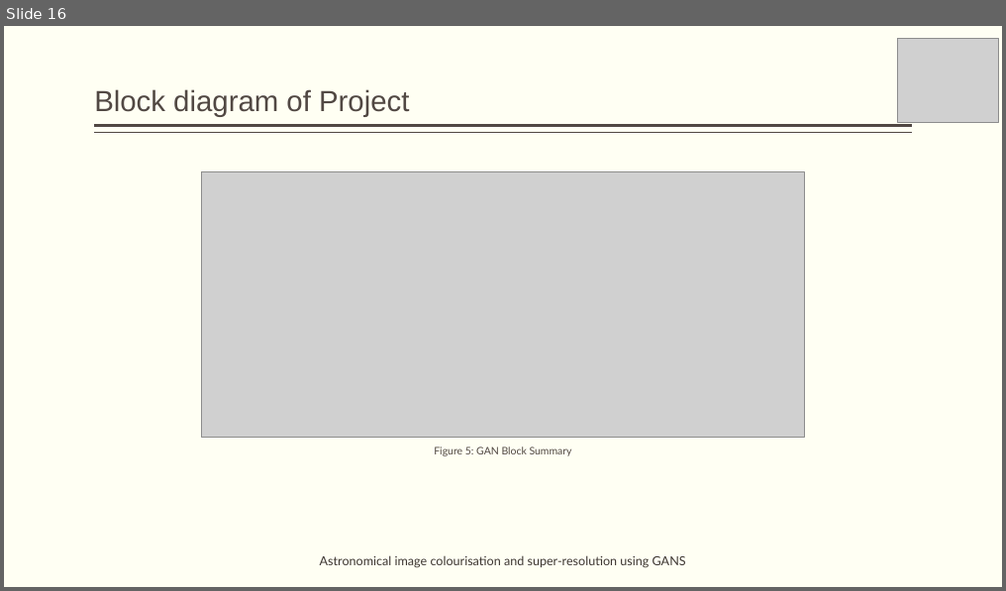
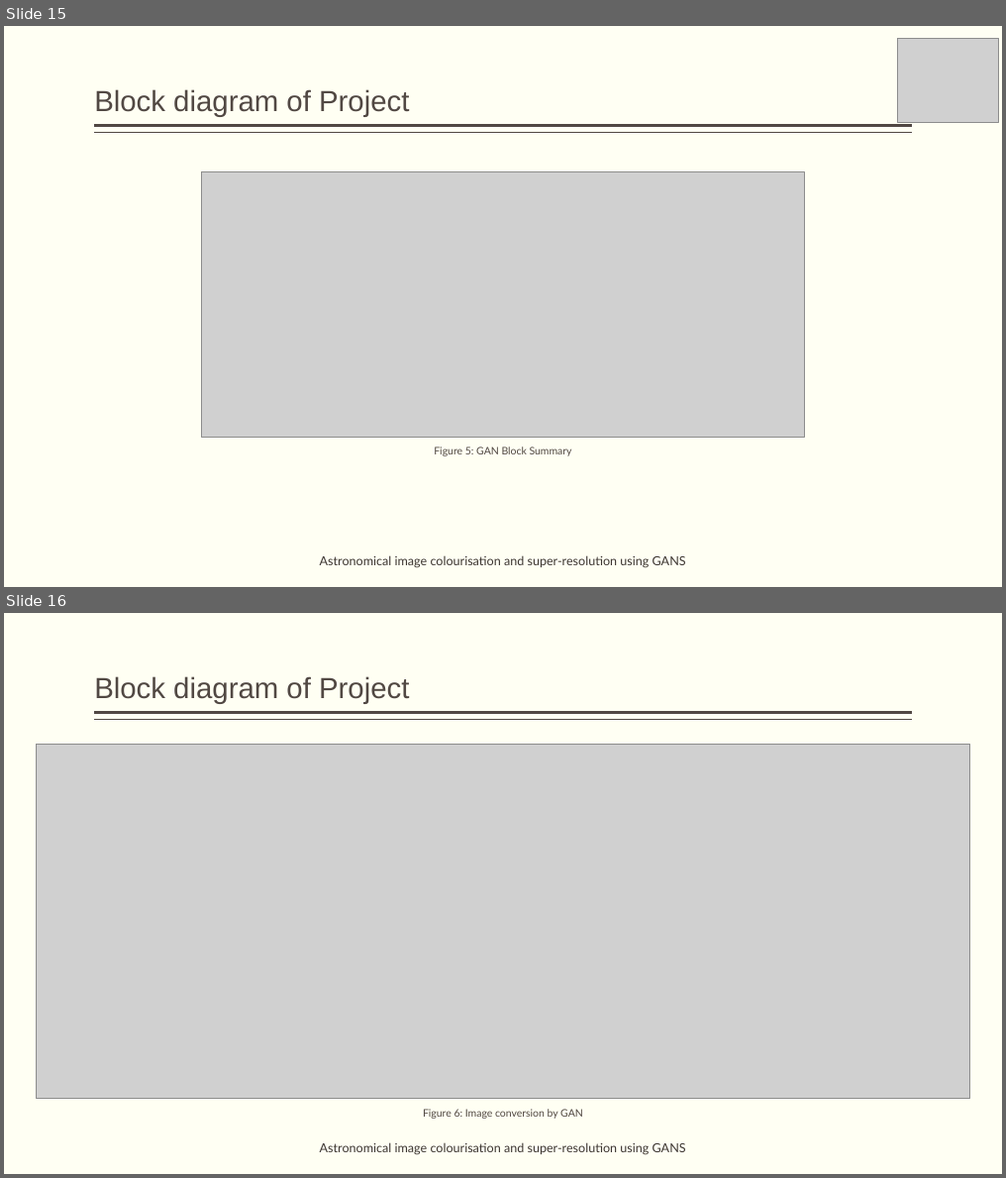
Before and after one commit to obi-wan-shinobi/Literature-Review, a slide deck: Presentation/Stage_1/stage_1_presentation.pptx. Shown one above the other, each under a label of ours: slide 16 before the commit, slides 15 and 16 after it. The pictures are 1006x591 and 1006x1178 pixels, drawn with LibreOffice and Linux fonts; fonts in the diff are those of the drawing; grey boxes stand for pictures. Boxes give left, top, right and bottom in pixels: in the first picture for what was removed or moved away, otherwise in the second. Text is boxed around its words. In the diff, an @@ line names an element or a change of style, - is before the commit and + after.

```diff
--- a/Presentation/Stage_1/stage_1_presentation.pptx
+++ b/Presentation/Stage_1/stage_1_presentation.pptx
@@ slide 16 added at [4,613,1002,1174], background #FFFFF3; not listed: 2 template elements that a slide beside it also shows @@
@@ title added at [94,676,409,704], 28 pt, text #514843 @@
+Block diagram of Project
@@ picture added at [37,744,970,1099] @@
@@ text added at [423,1109,583,1119], 10 pt, text #514843 @@
+Figure 6: Image conversion by GAN
@@ text added at [320,1143,686,1156], 12 pt, text #3D3632 @@
+Astronomical image colourisation and super-resolution using GANS
@@ what was slide 16 is now slide 15 @@
```
Also in this commit, not shown: 18 slides changed, 3 slides removed, 9 other files.
